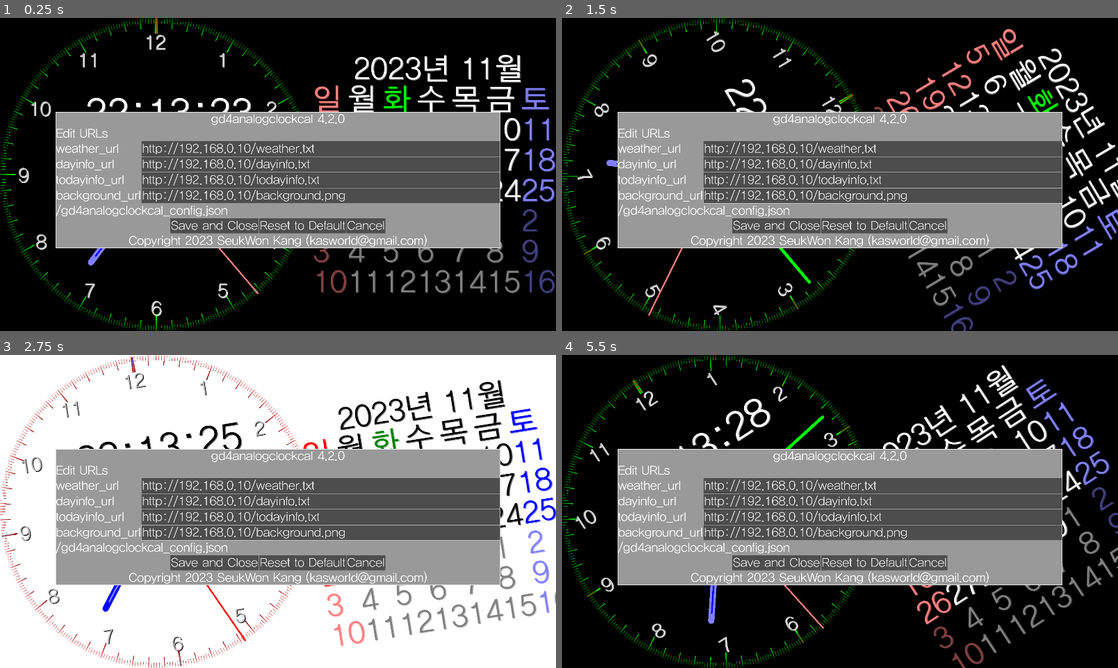
Above: before the commit, frames 1-4 (two rows, left to right).
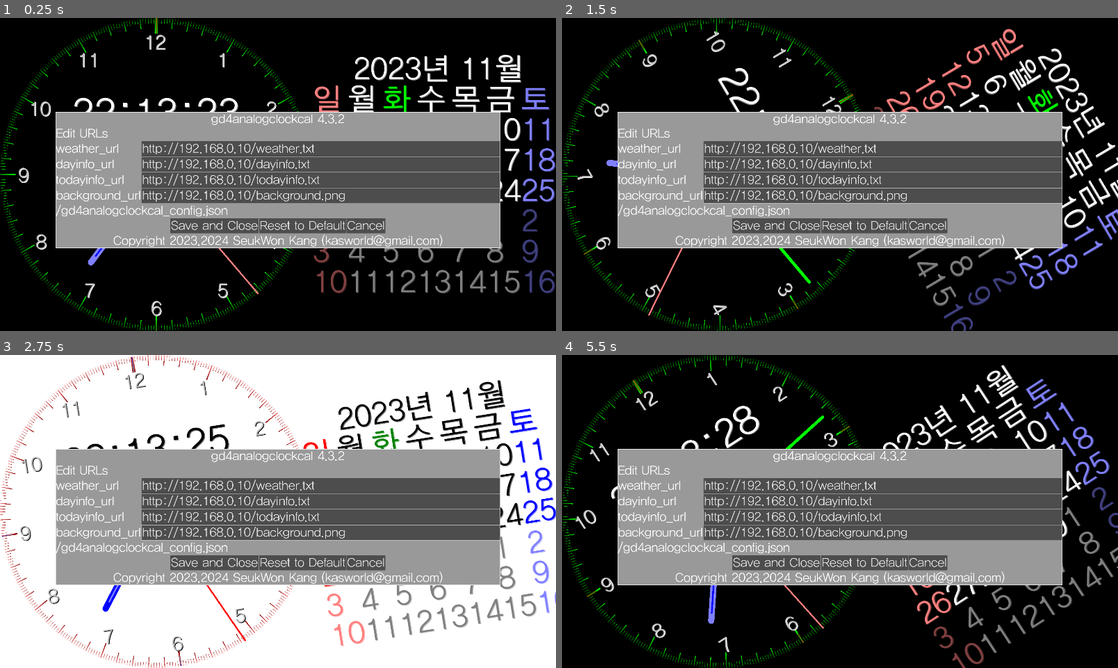
Above: after the commit, the same moments.

Repository: kasworld/gd4analogclockcal
Game: Godot game, scene res://main.tscn
The game is run twice, just before and just after one commit, with the same random seed, the same clock (stepped at 60 frames per second) and the same inputs.
Inputs (mouse positions are in pixels of both pictures, inside the frame that each line leads up to):
- Up to frame 1 (0.25 s): no input
- Up to frame 2 (1.5 s): tap Enter at 0.5, 0.6, 1.35 s; move the mouse to (962, 158) at 0.52 s; click (962, 158) at 0.67 s; move the mouse to (728, 190) at 1.27 s; click (728, 190) at 1.42 s
- Up to frame 3 (2.75 s): move the mouse to (333, 442) at 2.02 s; tap Enter at 2.1 s; click (333, 442) at 2.17 s
- Up to frame 4 (5.5 s): move the mouse to (812, 574) at 2.77 s; tap Enter every 0.75 s from 2.85 to 5.1 s; click (812, 574) at 2.92 s; move the mouse to (1006, 558) at 3.52 s; click (1006, 558) at 3.67 s; move the mouse to (673, 464) at 4.27 s; click (673, 464) at 4.42 s; move the mouse to (867, 511) at 5.02 s; click (867, 511) at 5.17 s

The runs differ from the first frame. In frame 1, 1.4% of the frame differs, in the area x 13-80%, y 25-74%; in frame 2, 1.1%; in frame 3, 1.4%; in frame 4, 1.4%, in the area x 8-80%, y 14-74%.
Error in both runs: Attempt to call function 'store_line' in base 'null instance' on a null instance. (res://global/config.gd:13)

Commit message:
arrange pos

Diff:
--- a/analog_clock/analog_clock.gd
+++ b/analog_clock/analog_clock.gd
@@ -24,11 +24,11 @@
 	add_child(center_circle2)
 
 	var co = Global2d.colors.timelabel
-	$LabelTime.position = Vector2(-r/4,-r/2)
+	$LabelTime.position = Vector2(-r/3.0,-r/2)
 	$LabelTime.label_settings = Global2d.make_label_setting(r/4, co, co)
 
 	co = Global2d.colors.infolabel
-	$LabelInfo.position = Vector2(-r/2,r/4)
+	$LabelInfo.position = Vector2(-r/2.0,r/4)
 	$LabelInfo.label_settings = Global2d.make_label_setting(r/8, co, co)
 
 	info_text = InfoText.new()
@@ -42,9 +42,7 @@
 	$LabelInfo.text = t
 
 func update_req_url(cfg:Dictionary)->void:
-	info_text.request_dict.weather_url.url_to_get = cfg.weather_url
-	info_text.request_dict.dayinfo_url.url_to_get = cfg.dayinfo_url
-	info_text.request_dict.todayinfo_url.url_to_get = cfg.todayinfo_url
+	info_text.update_urls(cfg.weather_url,cfg.dayinfo_url,cfg.todayinfo_url)
 	info_text.force_update()
 
 var gr_hand_hour_1 :Gradient
--- a/lib/info_text.gd
+++ b/lib/info_text.gd
@@ -20,6 +20,11 @@
 	)
 	for k in request_dict:
 		add_child(request_dict[k])
+
+func update_urls(weather_url :String, dayinfo_url:String, todayinfo_url:String )->void:
+	request_dict.weather_url.url_to_get = weather_url
+	request_dict.dayinfo_url.url_to_get = dayinfo_url
+	request_dict.todayinfo_url.url_to_get = todayinfo_url
 
 func force_update()->void:
 	for k in request_dict:
--- a/main.gd
+++ b/main.gd
@@ -13,7 +13,7 @@
 	]
 
 var config = {
-	"version" : "gd4analogclockcal 4.2.0",
+	"version" : "gd4analogclockcal 4.3.2",
 	"weather_url" : "http://192.168.0.10/weather.txt",
 	"dayinfo_url" : "http://192.168.0.10/dayinfo.txt",
 	"todayinfo_url" : "http://192.168.0.10/todayinfo.txt",
--- a/panel_option/panel_option.tscn
+++ b/panel_option/panel_option.tscn
@@ -71,7 +71,7 @@
 
 [node name="LabelCopyright" type="Label" parent="VBoxContainer"]
 layout_mode = 2
-text = "Copyright 2023 SeukWon Kang (kasworld@gmail.com)"
+text = "Copyright 2023,2024 SeukWon Kang (kasworld@gmail.com)"
 horizontal_alignment = 1
 vertical_alignment = 2
 
